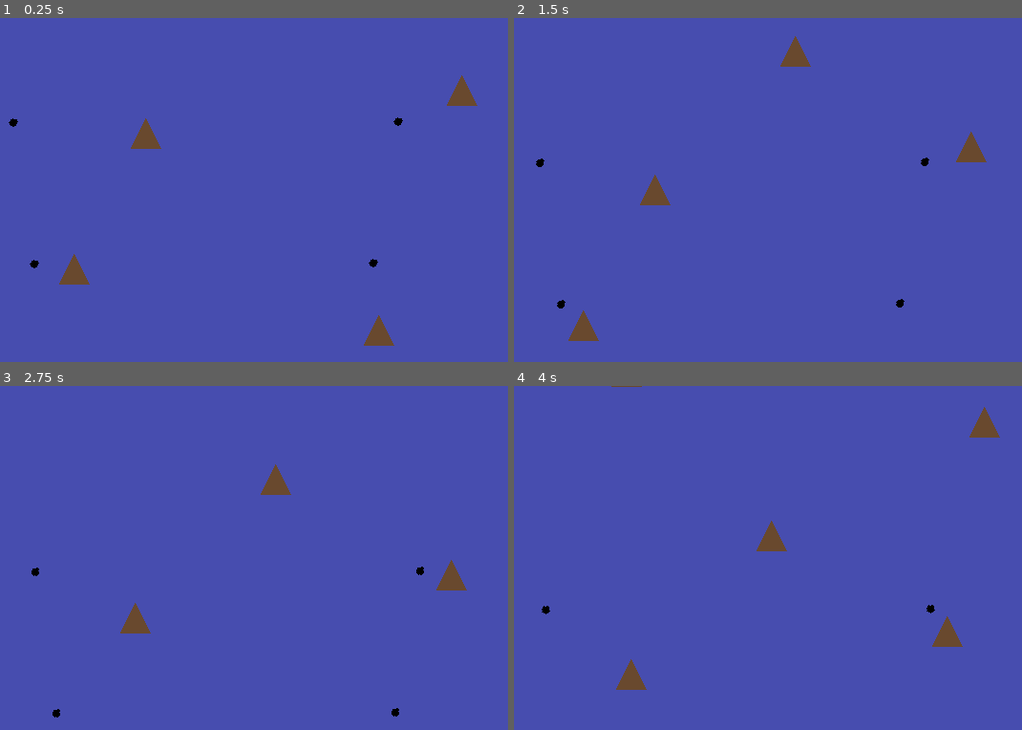
Above: before the commit, frames 1-4 (two rows, left to right).
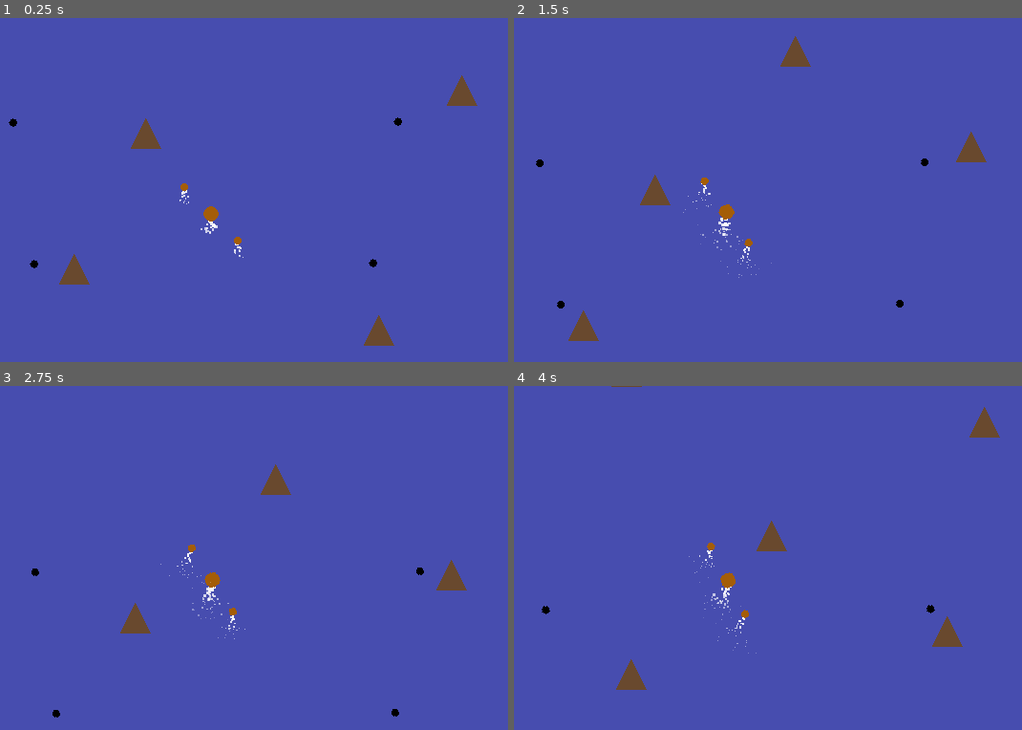
Above: after the commit, the same moments.

Repository: TDQ2/project-armada
Game: Godot game, scene res://scenes/world.tscn
The game is run twice, just before and just after one commit, with the same random seed, the same clock (stepped at 60 frames per second) and the same inputs. The engine's default icon, where the game draws it, is replaced by a stand-in: a white triangle on a blue panel in a dark square.
Inputs:
- Up to frame 1 (0.25 s): no input
- Up to frame 2 (1.5 s): hold D (right) 0.53-1.28 s; hold A (left) from 1.28 s (still down)
- Up to frame 3 (2.75 s): release A (left) at 2.03 s; hold D (right) from 2.03 s (still down)
- Up to frame 4 (4 s): release D (right) at 3.53 s; hold A (left) from 3.53 s (still down)

The runs differ from the first frame. In frame 1, 0.2% of the frame differs, in the area x 3-80%, y 29-72%; in frame 2, 0.3%, in the area x 5-82%, y 40-83%; in frame 3, 0.3%; in frame 4, 0.3%.
Error before the commit: Parse Error: Too few arguments for "emit_player_weapon_fired()" call. Expected at least 4 but received 3. (res://scripts/player_weapons/weapon_base.gd:25)

Commit message:
2 weapons working

Diff:
--- a/scenes/enemies/enemy_ship.tscn
+++ b/scenes/enemies/enemy_ship.tscn
@@ -6,7 +6,6 @@
 [ext_resource type="PackedScene" uid="uid://dg8pictpm7ib6" path="res://scenes/components/health_component.tscn" id="4_awypu"]
 [ext_resource type="PackedScene" uid="uid://bwusff6gco0f8" path="res://scenes/components/movement_component.tscn" id="4_o20jb"]
 [ext_resource type="PackedScene" uid="uid://336plj13jl4k" path="res://scenes/components/health_bar_component.tscn" id="4_vpu47"]
-[ext_resource type="PackedScene" uid="uid://dkmbdd0bqwv38" path="res://scenes/z_graveyard/enemy_cannon.tscn" id="7_vpu47"]
 
 [sub_resource type="CircleShape2D" id="CircleShape2D_awypu"]
 radius = 4.1231055
@@ -27,8 +26,6 @@
 shape = SubResource("CircleShape2D_awypu")
 
 [node name="HealthComponent" parent="." instance=ExtResource("4_awypu")]
-max_health = 30.0
-current_health = 30.0
 
 [node name="HealthBarComponent" parent="." node_paths=PackedStringArray("health_component") instance=ExtResource("4_vpu47")]
 position = Vector2(-5, -10)
@@ -59,10 +56,4 @@
 [node name="Marker2D4" type="Marker2D" parent="Waypoints"]
 position = Vector2(-81, -90)
 
-[node name="Cannon" parent="." instance=ExtResource("7_vpu47")]
-
-[node name="DetectionComponent" parent="Cannon" index="3"]
-collision_mask = 2
-
 [editable path="HurtboxComponent"]
-[editable path="Cannon"]
--- /dev/null
+++ b/scenes/player_projectiles/children/player_cannonball.tscn
@@ -0,0 +1,14 @@
+[gd_scene load_steps=3 format=3 uid="uid://dxu84vfdgxb8"]
+
+[ext_resource type="PackedScene" uid="uid://d01mexy7i4l8n" path="res://scenes/player_projectiles/base/player_projectile_base.tscn" id="1_ifmjx"]
+[ext_resource type="Texture2D" uid="uid://dkxlgjum3hsca" path="res://textures/weapons/cannonball_ph.png" id="2_i4y4l"]
+
+[node name="PlayerCannonball" instance=ExtResource("1_ifmjx")]
+
+[node name="Sprite2D" parent="." index="0"]
+texture = ExtResource("2_i4y4l")
+
+[node name="HitboxComponent" parent="." index="3" node_paths=PackedStringArray("damage_component")]
+damage_component = NodePath("../DamageComponent")
+
+[editable path="HitboxComponent"]
--- a/scenes/player_weapons/base/player_weapon_base.tscn
+++ b/scenes/player_weapons/base/player_weapon_base.tscn
@@ -1,22 +1,24 @@
 [gd_scene load_steps=4 format=3 uid="uid://chh3a4qtsc2qc"]
 
-[ext_resource type="Script" uid="uid://de75hgtjwg3ao" path="res://scripts/player_weapons/weapon_base.gd" id="1_46yeo"]
-[ext_resource type="Script" uid="uid://c3sbhbwa4w2ji" path="res://scripts/components/detection_component.gd" id="2_pdxo6"]
+[ext_resource type="Script" uid="uid://de75hgtjwg3ao" path="res://scripts/player_weapons/weapon_base.gd" id="1_4kys5"]
+[ext_resource type="Script" uid="uid://c3sbhbwa4w2ji" path="res://scripts/components/detection_component.gd" id="2_tfr21"]
 
 [sub_resource type="CircleShape2D" id="CircleShape2D_juyiq"]
+resource_local_to_scene = true
 
 [node name="PlayerWeaponBase" type="Node2D"]
-script = ExtResource("1_46yeo")
+script = ExtResource("1_4kys5")
 
 [node name="DetectionComponent" type="Area2D" parent="."]
 collision_layer = 0
 collision_mask = 4
-script = ExtResource("2_pdxo6")
+script = ExtResource("2_tfr21")
 metadata/_custom_type_script = "uid://c3sbhbwa4w2ji"
 
 [node name="CollisionShape2D" type="CollisionShape2D" parent="DetectionComponent"]
 shape = SubResource("CircleShape2D_juyiq")
 
 [node name="CooldownTimer" type="Timer" parent="."]
+one_shot = true
 
 [node name="ShootSound" type="AudioStreamPlayer2D" parent="."]
--- /dev/null
+++ b/scenes/player_weapons/children/standard_cannon.tscn
@@ -0,0 +1,15 @@
+[gd_scene load_steps=4 format=3 uid="uid://dhoaqeot6gugb"]
+
+[ext_resource type="PackedScene" uid="uid://chh3a4qtsc2qc" path="res://scenes/player_weapons/base/player_weapon_base.tscn" id="1_suukw"]
+[ext_resource type="AudioStream" uid="uid://exnqpkq0bxcf" path="res://audio/weapons/758072__quassorr__cannon-boom.wav" id="2_3unsq"]
+
+[sub_resource type="CircleShape2D" id="CircleShape2D_sks34"]
+resource_local_to_scene = true
+
+[node name="StandardCannon" instance=ExtResource("1_suukw")]
+
+[node name="CollisionShape2D" parent="DetectionComponent" index="0"]
+shape = SubResource("CircleShape2D_sks34")
+
+[node name="ShootSound" parent="." index="2"]
+stream = ExtResource("2_3unsq")
--- a/scenes/world.tscn
+++ b/scenes/world.tscn
@@ -93,3 +93,5 @@
 
 [node name="GameplayUI" parent="CanvasLayer" instance=ExtResource("6_qfnet")]
 visible = false
+
+[editable path="Armada"]
--- a/scenes/z_graveyard/player_cannon.tscn
+++ b/scenes/z_graveyard/player_cannon.tscn
@@ -18,6 +18,7 @@
 
 [node name="CooldownTimer" type="Timer" parent="."]
 wait_time = 2.0
+one_shot = true
 
 [node name="ShootSound" type="AudioStreamPlayer2D" parent="."]
 stream = ExtResource("3_xkono")
--- a/scripts/components/weapons_component.gd
+++ b/scripts/components/weapons_component.gd
@@ -4,12 +4,12 @@
 var runtime_weapons: Dictionary[WeaponData, WeaponBase]
 
 func sync(weapons: Array[WeaponData]) -> void:
-	print("weapons syncing")
 	for weapon: WeaponData in weapons:
 		if weapon != null and weapon not in runtime_weapons:
 			_add_weapon(weapon)
 
 func _add_weapon(weapon_data: WeaponData) -> void:
+	print("adding weapon data with type " + str(weapon_data.weapon_type))
 	if runtime_weapons.has(weapon_data):
 		print("already has weapon " + str(weapon_data))
 		return
--- a/scripts/globals/Data.gd
+++ b/scripts/globals/Data.gd
@@ -3,8 +3,8 @@
 enum ProjectileSource {UNDEFINED, PLAYER, ENEMY}
 enum ShipType {UNDEFINED, FLAGSHIP1, FRIGATE}
 enum CrewType {UNDEFINED, CAPTAIN}
-enum WeaponType {UNDEFINED, STARTER_CANNON}
-enum ProjectileType {UNDEFINED, PLAYER_CANNONBALL}
+enum WeaponType {UNDEFINED, STARTER_CANNON, STANDARD_CANNON}
+enum PlayerProjectileType {UNDEFINED, PLAYER_CANNONBALL}
 enum ItemType {SHIP, CREW, WEAPON}
 
 const SHIP_SPACING := 28
@@ -16,11 +16,12 @@
 }
 
 var world_weapons: Dictionary[WeaponType, PackedScene] = {
-	WeaponType.STARTER_CANNON: preload("res://scenes/player_weapons/Children/starter_cannon.tscn")
+	WeaponType.STARTER_CANNON: preload("res://scenes/player_weapons/Children/starter_cannon.tscn"),
+	WeaponType.STANDARD_CANNON: preload("res://scenes/player_weapons/children/standard_cannon.tscn")
 }
 
-var world_projectiles: Dictionary[ProjectileType, PackedScene] = {
-	ProjectileType.PLAYER_CANNONBALL: preload("res://scenes/player_projectiles/player_cannonball.tscn")
+var world_player_projectiles: Dictionary[PlayerProjectileType, PackedScene] = {
+	PlayerProjectileType.PLAYER_CANNONBALL: preload("res://scenes/player_projectiles/children/player_cannonball.tscn")
 }
 
 func create_ship(ship_type: ShipType) -> ShipData:
@@ -31,7 +32,7 @@
 				"Flagship",
 				true, [],
 				3,
-				[create_weapon(WeaponType.STARTER_CANNON)],
+				[create_weapon(WeaponType.STARTER_CANNON), create_weapon(WeaponType.STANDARD_CANNON)],
 				3,
 				preload("res://textures/player_ships/flagship_ph.png"))
 		ShipType.FRIGATE:
@@ -41,17 +42,19 @@
 				false,
 				[],
 				2,
-				[create_weapon(WeaponType.STARTER_CANNON)],
+				[],
 				2,
 				preload("res://textures/player_ships/gunship_ph.png"))
 
-	assert(false, "Attempted to create a ShipType which was not defined in the ship factory")
+	assert(false, "Attempted to create a ShipType which was not defaaaaaaaaaaained in the ship factory")
 	return ShipData.new(ShipType.UNDEFINED, "Undefined", false, [], 0, [], 0, null)
 
 func create_weapon(weapon_type: WeaponType) -> WeaponData:
 	match weapon_type:
 		WeaponType.STARTER_CANNON:
-			return WeaponData.new(WeaponType.STARTER_CANNON, 4, 15.0, 6.0, "Cannon", preload("res://textures/weapons/cannon_ph.png"))
+			return WeaponData.new(WeaponType.STARTER_CANNON, PlayerProjectileType.PLAYER_CANNONBALL, 4, 15.0, 6.0, "Starter Cannon", preload("res://textures/weapons/cannon_ph.png"))
+		WeaponType.STANDARD_CANNON:
+			return WeaponData.new(WeaponType.STANDARD_CANNON, PlayerProjectileType.PLAYER_CANNONBALL, 5, 20.0, 2, "Standard Cannon", preload("res://textures/weapons/cannon_ph.png"))
 
 	assert(false, "Attempted to create a ShipType which was not defined in the ship factory")
-	return WeaponData.new(WeaponType.UNDEFINED, 0, 0.0, 0.0, "", null)
+	return WeaponData.new(WeaponType.UNDEFINED, PlayerProjectileType.UNDEFINED, 0, 0.0, 0.0, "", null)
--- a/scripts/globals/WorldEvents.gd
+++ b/scripts/globals/WorldEvents.gd
@@ -1,6 +1,6 @@
 extends Node
 
-signal weapon_fired(projectile_type: Data.ProjectileType, pos: Vector2, direction: Vector2, damage: float)
+signal player_weapon_fired(projectile_type: Data.PlayerProjectileType, pos: Vector2, direction: Vector2, damage: float)
 
-func emit_player_weapon_fired(projectile_type: Data.ProjectileType, pos: Vector2, direction: Vector2, damage: float) -> void:
-	weapon_fired.emit(pos, direction, damage)
+func emit_player_weapon_fired(projectile_type: Data.PlayerProjectileType, pos: Vector2, direction: Vector2, damage: float) -> void:
+	player_weapon_fired.emit(projectile_type, pos, direction, damage)
--- a/scripts/player_weapons/weapon_base.gd
+++ b/scripts/player_weapons/weapon_base.gd
@@ -13,6 +13,7 @@
 func _ready() -> void:
 	detection_component.detection_area_entered.connect(_acquire_target)
 	detection_component.detection_area_exited.connect(_release_target)
+	cooldown_timer.timeout.connect(_on_cooldown_timer_timeout)
 
 func _process(_delta: float) -> void:
 	if target:
@@ -21,11 +22,18 @@
 			_shoot()
 
 func _shoot() -> void:
-	print("shooting")
-	WorldEvents.emit_player_weapon_fired(global_position, (target.global_position - global_position).normalized(), weapon_data.damage)
+	print("shooting" + str(self))
+	WorldEvents.emit_player_weapon_fired(
+		weapon_data.player_projectile_type,
+		global_position,
+		(target.global_position - global_position).normalized(),
+		weapon_data.damage)
 	$ShootSound.play(0.25)
 	can_shoot = false
 	$CooldownTimer.start()
+
+func _on_cooldown_timer_timeout() -> void:
+	can_shoot = true
 
 func set_weapon_data(weapon_data_: WeaponData) -> void:
 	weapon_data = weapon_data_
--- a/scripts/resources/weapon_data.gd
+++ b/scripts/resources/weapon_data.gd
@@ -2,12 +2,15 @@
 class_name WeaponData
 
 @export var weapon_type: Data.WeaponType
+@export var player_projectile_type: Data.PlayerProjectileType
 @export var fire_range: int
 @export var damage: float
 @export var cooldown_duration: float
 
-func _init(weapon_type_: Data.WeaponType, fire_range_: int, damage_: float, cooldown_duration_: float, name_: String, ui_icon_: Texture2D) -> void:
+
+func _init(weapon_type_: Data.WeaponType, player_projectile_type_: Data.PlayerProjectileType, fire_range_: int, damage_: float, cooldown_duration_: float, name_: String, ui_icon_: Texture2D) -> void:
 	weapon_type = weapon_type_
+	player_projectile_type = player_projectile_type_
 	fire_range = fire_range_
 	damage = damage_
 	cooldown_duration = cooldown_duration_
--- a/scripts/world.gd
+++ b/scripts/world.gd
@@ -1,31 +1,37 @@
 extends Node2D
 
+@onready var projectiles_container := $Projectiles
+
 func _ready() -> void:
-	#_connect_cannons($Ships)
-	WorldEvents.weapon_fired.connect(_handle_weapon_fired)
+	WorldEvents.player_weapon_fired.connect(_handle_player_weapon_fired)
+
+func _handle_player_weapon_fired(player_projectile_type: Data.PlayerProjectileType, pos: Vector2, direction: Vector2, damage: float) -> void:
+	print("player_weapon_fired in world")
+	var projectile_scene := Data.world_player_projectiles[player_projectile_type]
+	var projectile:PlayerProjectileBase = projectile_scene.instantiate()
+	projectiles_container.add_child(projectile)
+	projectile.setup(pos, direction, damage)
 
 
-func _handle_weapon_fired(pos: Vector2, direction: Vector2, damage: float) -> void:
-	print("player_weapon_fired in world")
-	var projectile_scene := Data.world_projectiles[]
 
-func _connect_cannons(node: Node) -> void:
-	if node.has_signal("shoot"):
-		node.shoot.connect(handle_cannon_fire)
-	for child in node.get_children():
-		_connect_cannons(child)
 
-func handle_cannon_fire(source: Data.ProjectileSource, pos: Vector2, dir: Vector2, damage: float) -> void:
-	match source:
-		Data.ProjectileSource.PLAYER: _create_player_cannonball(pos, dir, damage)
-		Data.ProjectileSource.ENEMY: _create_enemy_cannonball(pos, dir, damage)
+#func _connect_cannons(node: Node) -> void:
+	#if node.has_signal("shoot"):
+		#node.shoot.connect(handle_cannon_fire)
+	#for child in node.get_children():
+		#_connect_cannons(child)
 
-func _create_player_cannonball(pos: Vector2, dir: Vector2, damage: float) -> void:
-	var player_cannonball = player_cannonball_scene.instantiate()
-	player_cannonball.setup(pos, dir, damage)
-	$Projectiles.add_child(player_cannonball)
+#func handle_cannon_fire(source: Data.ProjectileSource, pos: Vector2, dir: Vector2, damage: float) -> void:
+	#match source:
+		#Data.ProjectileSource.PLAYER: _create_player_cannonball(pos, dir, damage)
+		#Data.ProjectileSource.ENEMY: _create_enemy_cannonball(pos, dir, damage)
 
-func _create_enemy_cannonball(pos: Vector2, dir: Vector2, damage: float) -> void:
-	var enemy_cannonball = enemy_cannonball_scene.instantiate()
-	enemy_cannonball.setup(pos, dir, damage)
-	$Projectiles.add_child(enemy_cannonball)
+#func _create_player_cannonball(pos: Vector2, dir: Vector2, damage: float) -> void:
+	#var player_cannonball = player_cannonball_scene.instantiate()
+	#player_cannonball.setup(pos, dir, damage)
+	#$Projectiles.add_child(player_cannonball)
+#
+#func _create_enemy_cannonball(pos: Vector2, dir: Vector2, damage: float) -> void:
+	#var enemy_cannonball = enemy_cannonball_scene.instantiate()
+	#enemy_cannonball.setup(pos, dir, damage)
+	#$Projectiles.add_child(enemy_cannonball)
Not shown: 1 places in scenes/enemies/enemy_ship.tscn that only renumber resources
Not shown: 1 places in scenes/player_weapons/children/starter_cannon.tscn that only renumber resources
